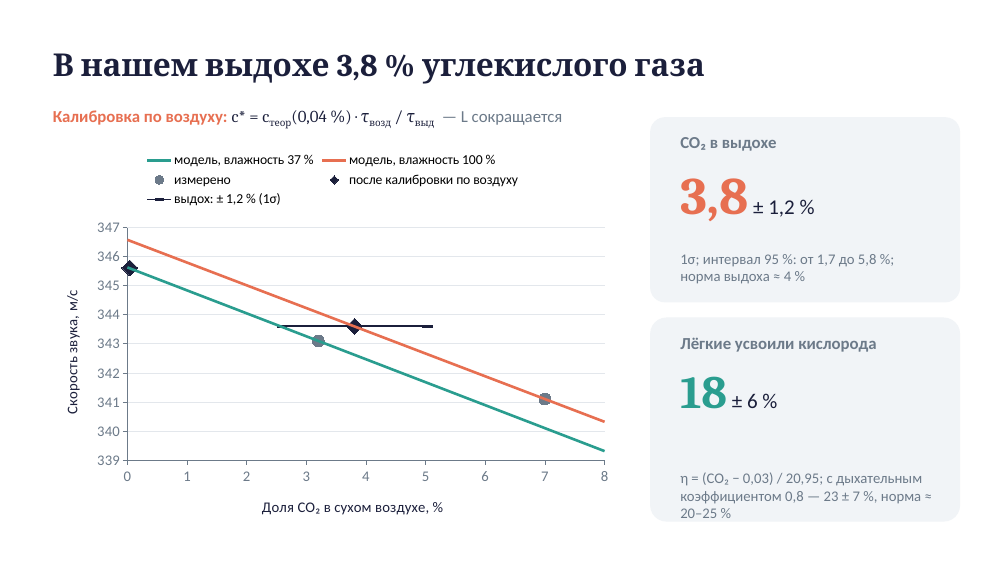
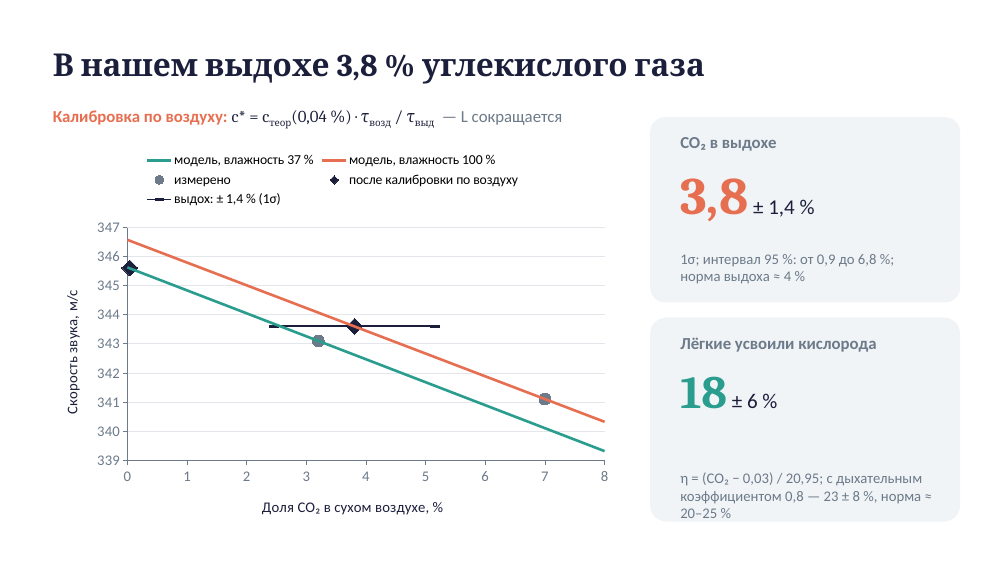
Before and after one commit to Zemiiil/sound-velocity, a slide deck: slide 9 of sound/report/sound-presentation.pptx. Drawn at 1008x567 pixels with LibreOffice and Linux fonts; fonts in the diff are those of the drawing. Boxes give left, top, right and bottom in pixels: in the first picture for what was removed or moved away, otherwise in the second. Text is boxed around its words. In the diff, an @@ line names an element or a change of style, - is before the commit and + after.

```diff
--- a/sound/report/sound-presentation.pptx
+++ b/sound/report/sound-presentation.pptx
@@ scatter lines chart at <box>45,144,620,533</box> @@
-выдох: ± 1,2 % (1σ): (2.6, 343.6), (5, 343.6)
+выдох: ± 1,4 % (1σ): (2.5, 343.6), (5.2, 343.6)
@@ text at <box>680,178,795,221</box>: text changed @@
-3,8 ± 1,2 %
+3,8 ± 1,4 %
@@ text at <box>680,254,877,284</box>: text changed @@
-1σ; интервал 95 %: от 1,7 до 5,8 %; норма выдоха ≈ 4 %
+1σ; интервал 95 %: от 0,9 до 6,8 %; норма выдоха ≈ 4 %
@@ text at <box>680,472,922,518</box>: text changed @@
-η = (CO₂ − 0,03) / 20,95; с дыхательным коэффициентом 0,8 — 23 ± 7 %, норма ≈ 20–25 %
+η = (CO₂ − 0,03) / 20,95; с дыхательным коэффициентом 0,8 — 23 ± 8 %, норма ≈ 20–25 %
```
Also in this commit, not shown: 3 other slides changed, 8 other files.
